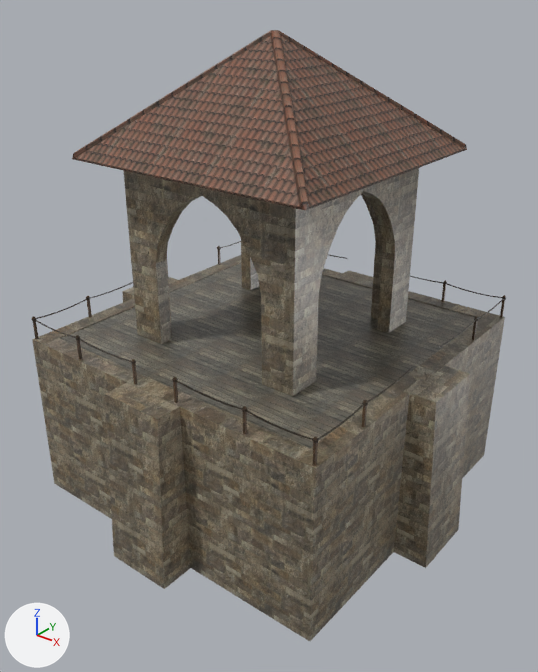
One commit to the COLLADA model art/Packs/Buildings/Fort_buildset/FortTower2.dae: the scene before it, then after it.
Before and after are seen from a 50 mm lens placed at (18.8, -24.1, 22.1), pointed at (0.6, -1.3, 8.0). Lighting does not change. The marker at lower left points along +X, +Y and +Z.

Objects in the first picture: 'forts_stone_sep6-0'.
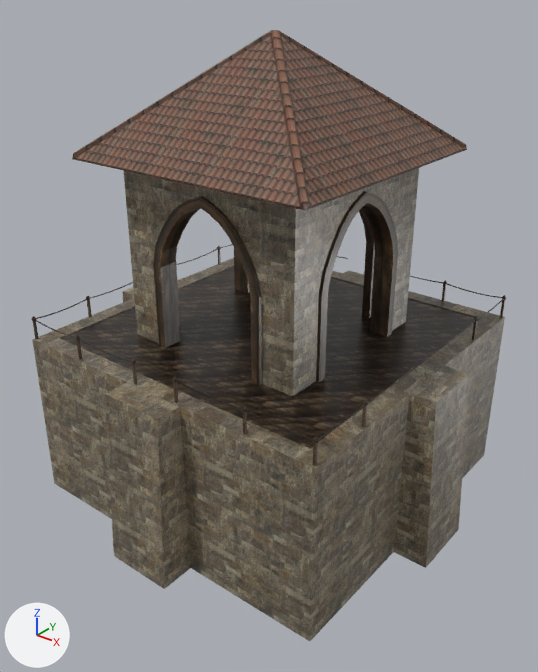
Changed parts and their boxes [x1, y1, x2, y2] in the pictures (538 x 672 px):
part 1 of me_forts_stone_sep6_0, added
    after: [176, 249, 217, 265]
part 2 of me_forts_stone_sep6_0, built on
    after: [153, 191, 398, 385]
part 3 of me_forts_stone_sep6_0, recoloured
    both: [60, 266, 475, 448]

The change in detail:
Picture 'Base_StairBridge_GTower90_dif.jpg' (img_base_stairbridge_gtower90_dif_jpg) is new.
Material 'Base_StairBridge_GTower90dif' (mat_base_stairbridge_gtower90dif) is new.
Its texture is img_base_stairbridge_gtower90_dif_jpg.
Its roughness is 0.35.
me_forts_stone_sep6_0 is used by ob_forts_stone_sep6_0; location (0.0, 0.0, 0.0).
me_forts_stone_sep6_0 had 1195 vertices, 1037 faces and spanned x -9.1..9.1, y -9.1..8.2, z 0.0..20.2.
me_forts_stone_sep6_0 now has 1769 vertices, 1640 faces and spans x -9.1..9.1, y -9.1..8.2, z 0.0..20.2.
me_forts_stone_sep6_0 part 1: the loose piece of 24 vertices spanning x -7.5, y 4.5..7.4, z 8.6..8.7 is copied, and the copy is scaled about its middle by (-1, 1.18, 1), then moved by (0.0, -3.2, 0.0), in mat_base_rope_gtower_dif (picture img_base_rope_gtower_dif_jpg); it spans x -7.5, y 1.1..4.5, z 8.6..8.7.
me_forts_stone_sep6_0 part 2: 3 vertices removed from x -1.5..-0.9, y 3.9..4.2, z 14.0..14.4; 504 vertices added at x -4.5..4.4, y -4.5..4.4, z 7.7..14.7.
me_forts_stone_sep6_0 part 3: 1 face spanning x -7.1..7.0, y -6.9..7.1, z 7.7 switches from mat_pmat_bridgefort (picture img_pmat_bridgefort_jpg) to mat_base_rope_gtower_dif (picture img_base_rope_gtower_dif_jpg).
me_forts_stone_sep6_0 no longer uses material mat_pmat_bridgefort (picture img_pmat_bridgefort_jpg).
me_forts_stone_sep6_0 no longer uses material mat_default2 (white #ffffff).
me_forts_stone_sep6_0 now uses material mat_base_stairbridge_gtower90dif (picture img_base_stairbridge_gtower90_dif_jpg).
